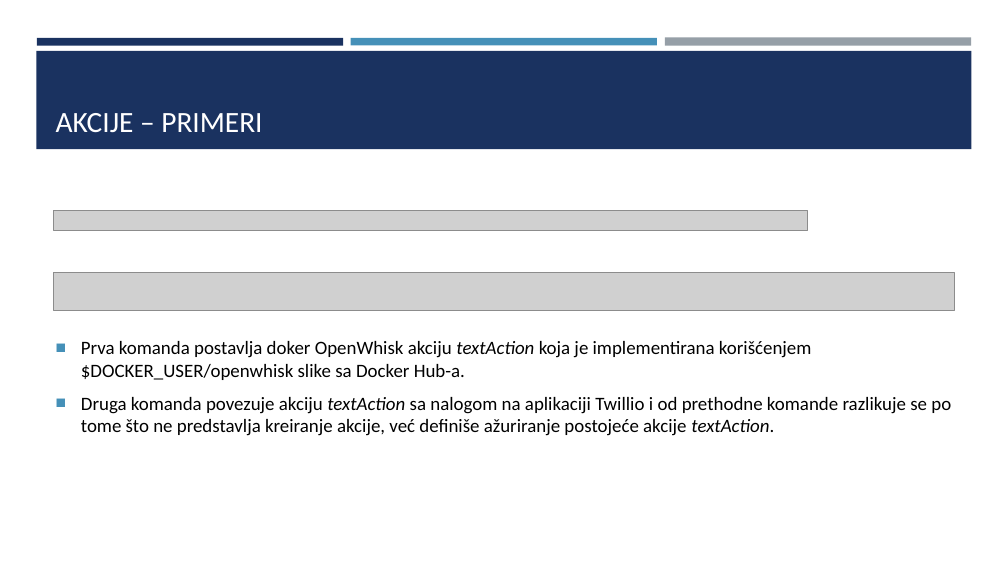
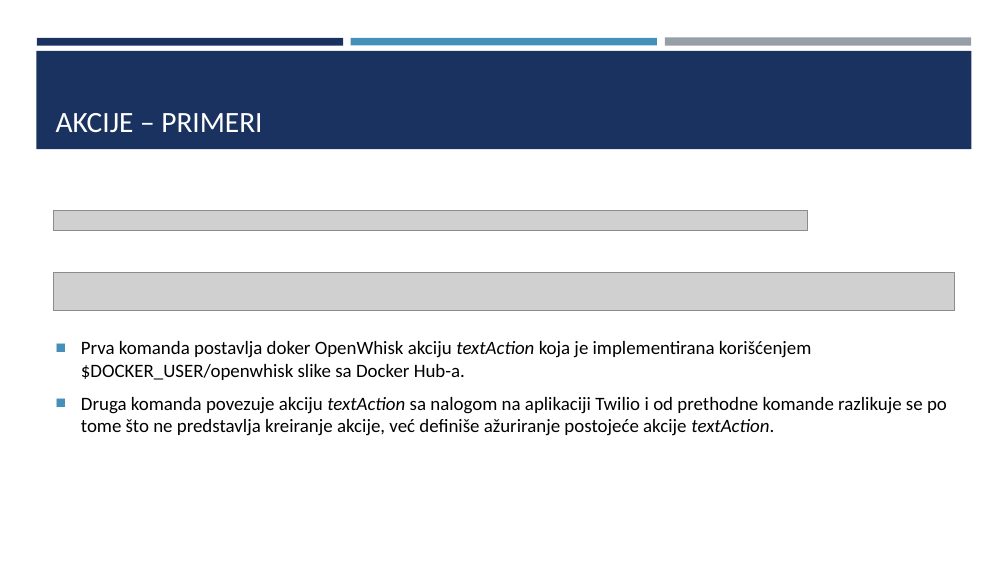
Before and after one commit to sssteeefaaan/SOA-Projekat, a slide deck: slide 10 of Seminarski rad/openwhisk.pptx. Drawn at 1008x567 pixels with LibreOffice and Linux fonts; fonts in the diff are those of the drawing; grey boxes stand for pictures. Boxes give left, top, right and bottom in pixels: in the first picture for what was removed or moved away, otherwise in the second. Text is boxed around its words. In the diff, an @@ line names an element or a change of style, - is before the commit and + after.

```diff
--- a/Seminarski rad/openwhisk.pptx
+++ b/Seminarski rad/openwhisk.pptx
@@ text at bbox=[81, 397, 947, 436]: text changed @@
-■ Druga komanda povezuje akciju textAction sa nalogom na aplikaciji Twillio i od prethodne komande razlikuje se po tome što ne predstavlja kreiranje akcije, već definiše ažuriranje postojeće akcije textAction.
+■ Druga komanda povezuje akciju textAction sa nalogom na aplikaciji Twilio i od prethodne komande razlikuje se po tome što ne predstavlja kreiranje akcije, već definiše ažuriranje postojeće akcije textAction.
```
Also in this commit, not shown: 4 other slides changed, 35 other files.
